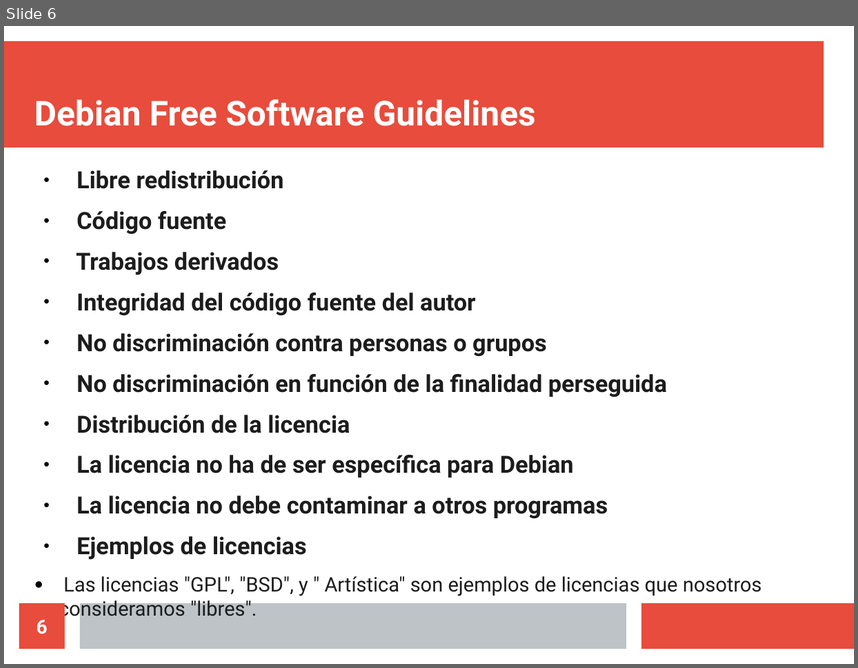
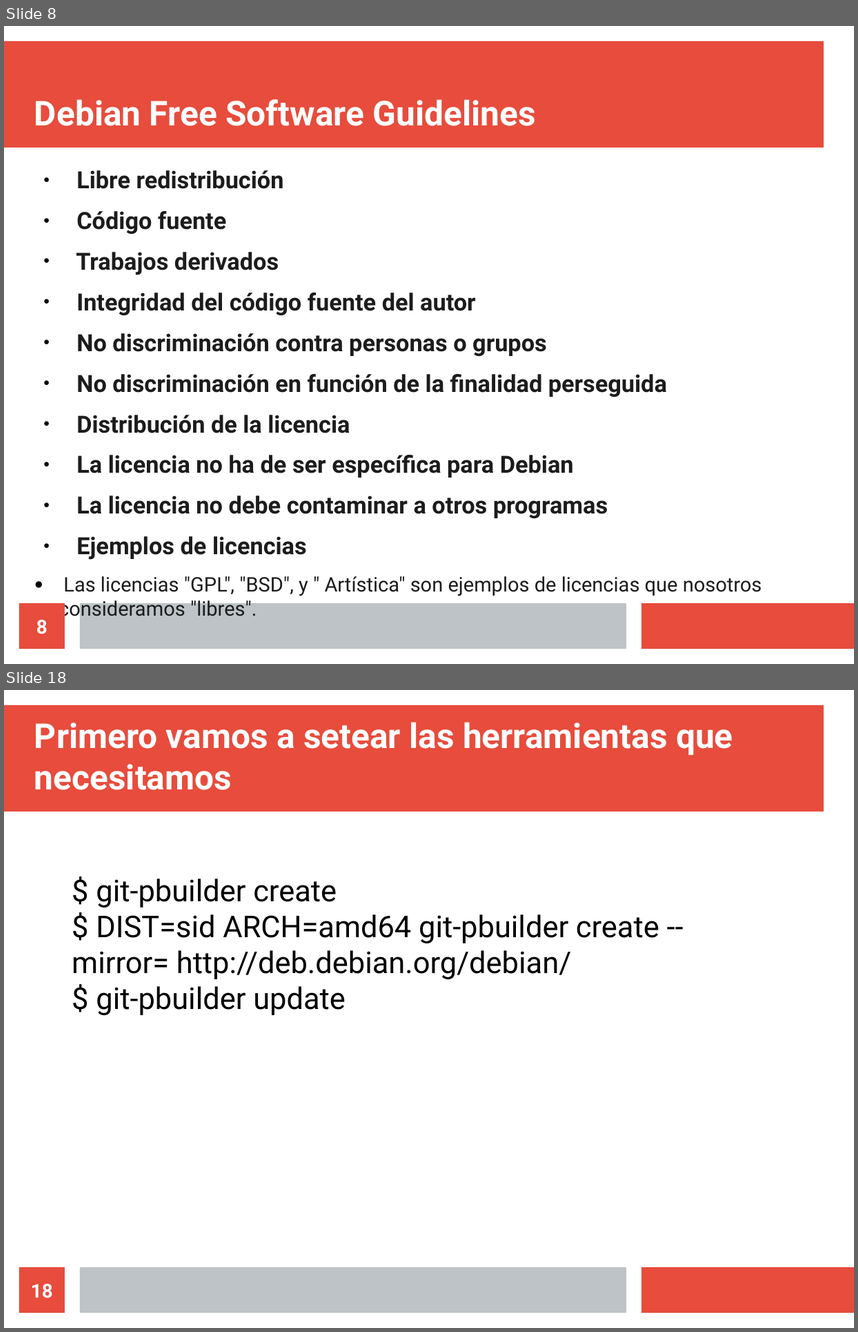
Before and after one commit to eamanu/Talks, a slide deck: 2019/EILAR/talleres/Debian/DebianPackagingIntro.odp. Shown one above the other, each under a label of ours: slide 6 before the commit, slides 8 and 18 after it; the slides between them are not shown. The pictures are 858x668 and 858x1332 pixels, drawn with LibreOffice and Linux fonts; fonts in the diff are those of the drawing. Boxes give left, top, right and bottom in pixels: in the first picture for what was removed or moved away, otherwise in the second. Text is boxed around its words. In the diff, an @@ line names an element or a change of style, - is before the commit and + after.

Commit message:
Taller Debian finalizado

```diff
--- a/2019/EILAR/talleres/Debian/DebianPackagingIntro.odp
+++ b/2019/EILAR/talleres/Debian/DebianPackagingIntro.odp
@@ slide 18 added at (x1=4, y1=690, x2=854, y2=1328), background #FFFFFF; not listed: 3 template elements that a slide beside it also shows @@
@@ title added at (x1=34, y1=722, x2=733, y2=790), 32 pt, text #FFFFFF, bold @@
+Primero vamos a setear las herramientas que necesitamos
@@ text added at (x1=72, y1=878, x2=660, y2=1015), 28 pt, text #000000 @@
+$ git-pbuilder create
+$ DIST=sid ARCH=amd64 git-pbuilder create --mirror= http://deb.debian.org/debian/
+$ git-pbuilder update
@@ page number added at (x1=19, y1=1267, x2=65, y2=1312), fill #E74C3C, 18 pt, text #FFFFFF, bold @@
+18
@@ what was slide 6 is now slide 8 @@
@@ page number at (x1=36, y1=619, x2=47, y2=634): text changed @@
-6
+8
```
Also in this commit, not shown: 1 slide changed, 17 other slides added.
